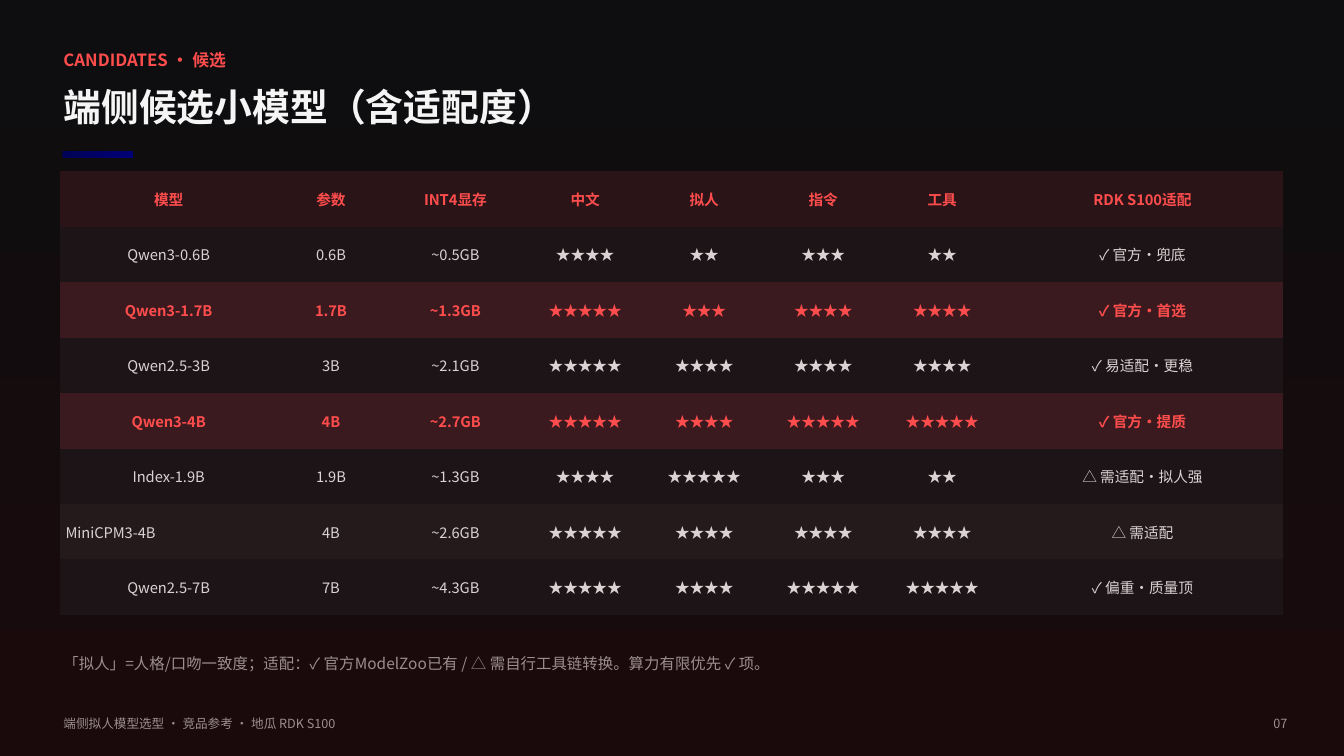
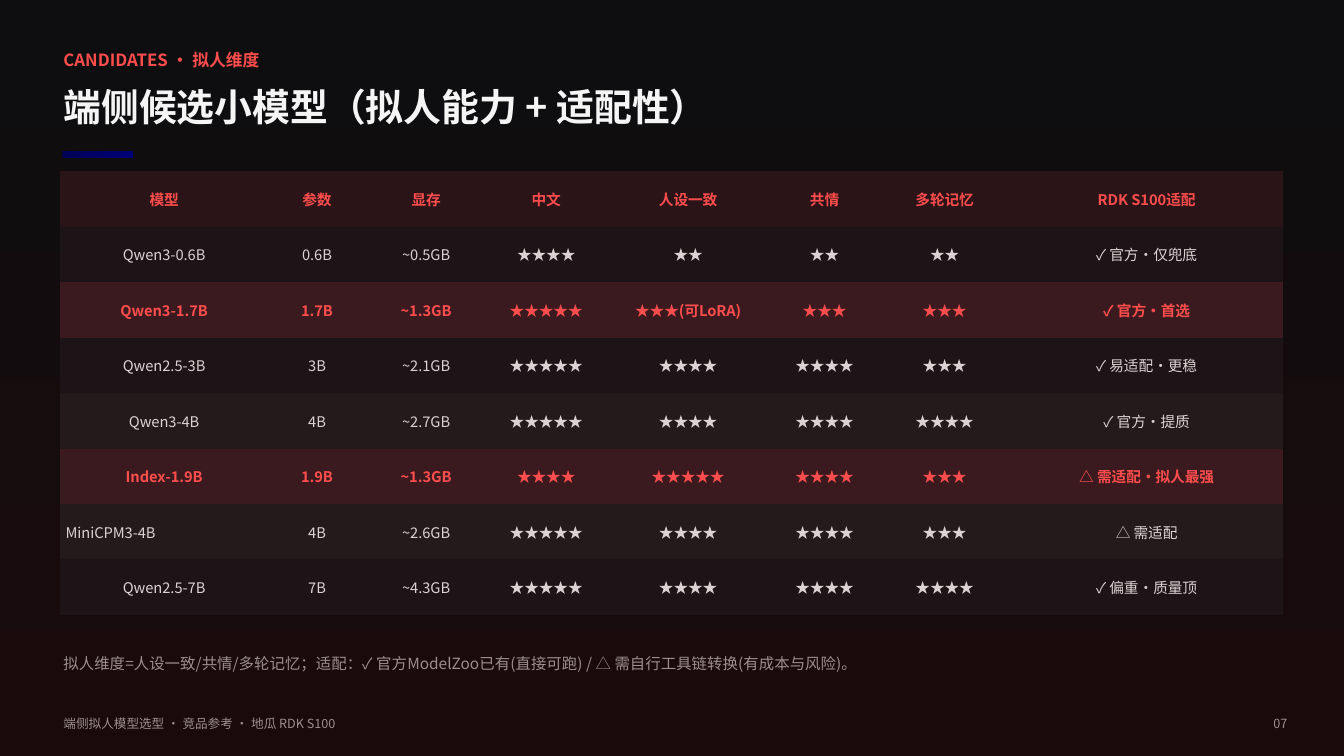
Before and after one commit to misswang122727-gif/misswanng122727-gif, a slide deck: slide 7 of 人形机器人端侧拟人模型选型对比-红黑.pptx. Drawn at 1344x756 pixels with LibreOffice and Linux fonts; fonts in the diff are those of the drawing. Boxes give left, top, right and bottom in pixels: in the first picture for what was removed or moved away, otherwise in the second. Text is boxed around its words. In the diff, an @@ line names an element or a change of style, - is before the commit and + after.

```diff
--- a/人形机器人端侧拟人模型选型对比-红黑.pptx
+++ b/人形机器人端侧拟人模型选型对比-红黑.pptx
@@ text at <box>63,51,259,68</box>: text changed @@
-CANDIDATES · 候选
+CANDIDATES · 拟人维度
@@ text at <box>63,88,708,125</box>: text changed @@
-端侧候选小模型（含适配度）
+端侧候选小模型（拟人能力 + 适配性）
@@ table at <box>60,171,1282,615</box> @@
-row 1: 模型 | 参数 | INT4显存 | 中文 | 拟人 | 指令 | 工具 | RDK S100适配
+row 1: 模型 | 参数 | 显存 | 中文 | 人设一致 | 共情 | 多轮记忆 | RDK S100适配
-row 2, column 6: ★★★
+row 2, column 6: ★★
-row 2, column 8: ✓ 官方·兜底
+row 2, column 8: ✓ 官方·仅兜底
-row 3: Qwen3-1.7B | 1.7B | ~1.3GB | ★★★★★ | ★★★ | ★★★★ | ★★★★ | ✓ 官方·首选
+row 3: Qwen3-1.7B | 1.7B | ~1.3GB | ★★★★★ | ★★★(可LoRA) | ★★★ | ★★★ | ✓ 官方·首选
-row 4, column 7: ★★★★
+row 4, column 7: ★★★
-row 5, column 6: ★★★★★
+row 5, column 6: ★★★★
-row 5, column 7: ★★★★★
+row 5, column 7: ★★★★
-row 6: Index-1.9B | 1.9B | ~1.3GB | ★★★★ | ★★★★★ | ★★★ | ★★ | △ 需适配·拟人强
+row 6: Index-1.9B | 1.9B | ~1.3GB | ★★★★ | ★★★★★ | ★★★★ | ★★★ | △ 需适配·拟人最强
-row 7, column 7: ★★★★
+row 7, column 7: ★★★
-row 8, column 6: ★★★★★
+row 8, column 6: ★★★★
-row 8, column 7: ★★★★★
+row 8, column 7: ★★★★
@@ fill #3A1A1E to #241A1C in row 5 @@
@@ fill #1C1416 to #3A1A1E in row 6 @@
@@ text colour #FF4D4D to #DAD2D3, bold off in "Qwen3-4B", "4B", "~2.7GB", "★★★★★" and 2 more places @@
@@ text colour #DAD2D3 to #FF4D4D, bold on in "Index-1.9B", "1.9B", "~1.3GB", "★★★★" and 1 more places @@
@@ text at <box>63,656,857,672</box>: text changed @@
-「拟人」=人格/口吻一致度；适配：✓ 官方ModelZoo已有 / △ 需自行工具链转换。算力有限优先 ✓ 项。
+拟人维度=人设一致/共情/多轮记忆；适配：✓ 官方ModelZoo已有(直接可跑) / △ 需自行工具链转换(有成本与风险)。
```
Also in this commit, not shown: 3 other slides changed, 2 other files.
